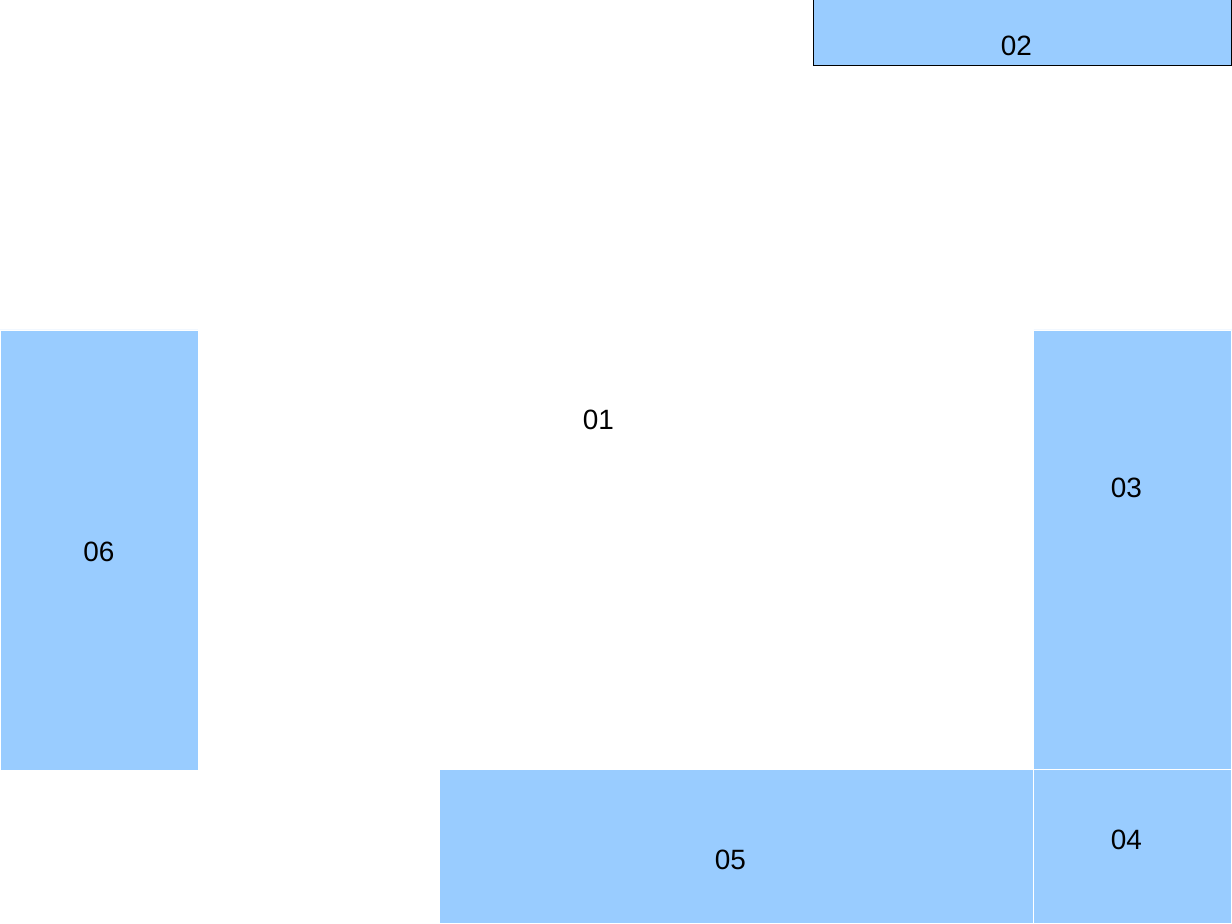
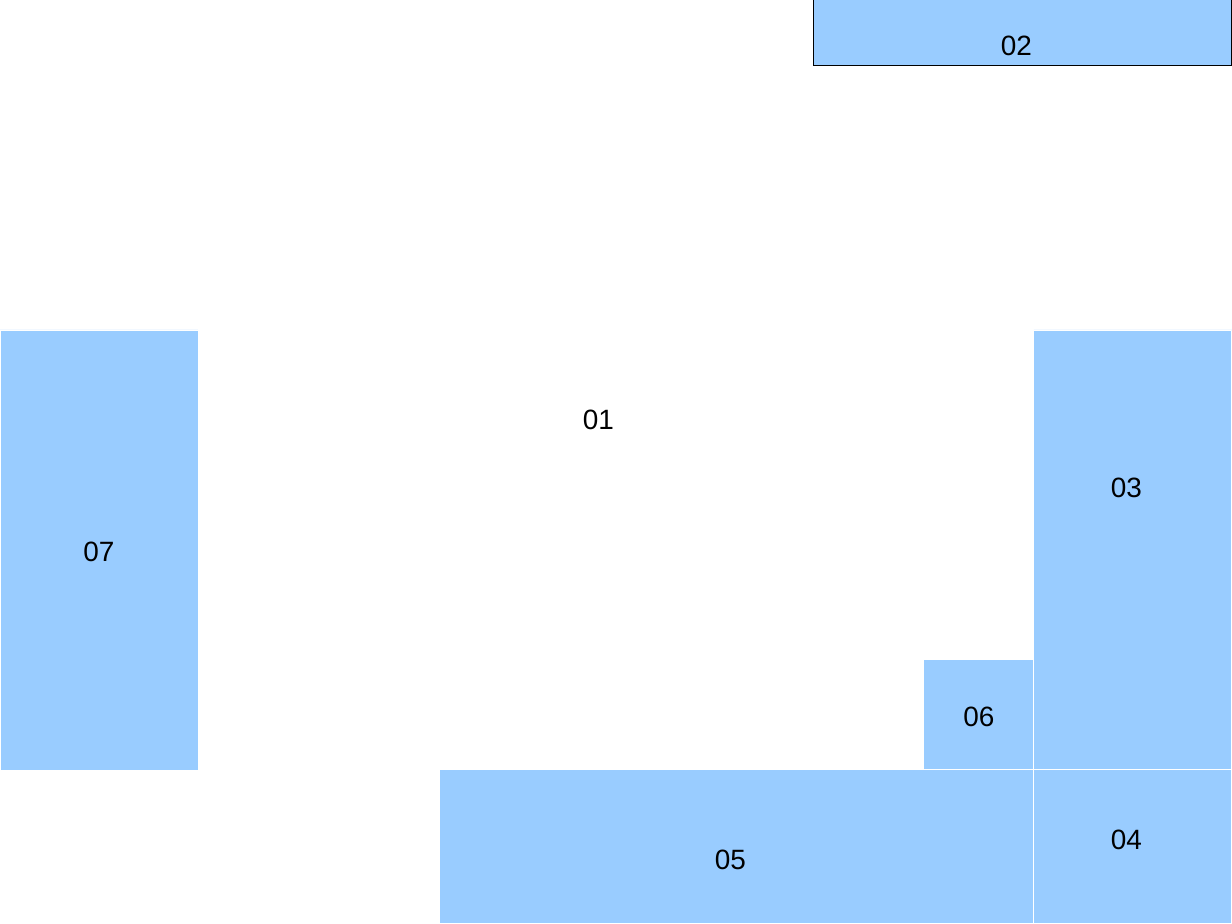
Before and after one commit to idolord/CryptDuel, a slide deck: slide 1 of documentation/interface.ingame.odp. Drawn at 1232x924 pixels with LibreOffice and Linux fonts; fonts in the diff are those of the drawing. Boxes give left, top, right and bottom in pixels: in the first picture for what was removed or moved away, otherwise in the second. Text is boxed around its words. In the diff, an @@ line names an element or a change of style, - is before the commit and + after.

```diff
--- a/documentation/interface.ingame.odp
+++ b/documentation/interface.ingame.odp
@@ text in rectangle at box(83, 541, 114, 562): text changed @@
-06
+07
@@ rectangle added at box(925, 661, 1034, 770), fill #99CCFF, outline #FFFFFF 0 pt, 18 pt, text #000000 @@
+06
```
Also in this commit, not shown: 1 other slide changed, 8 slides added.
